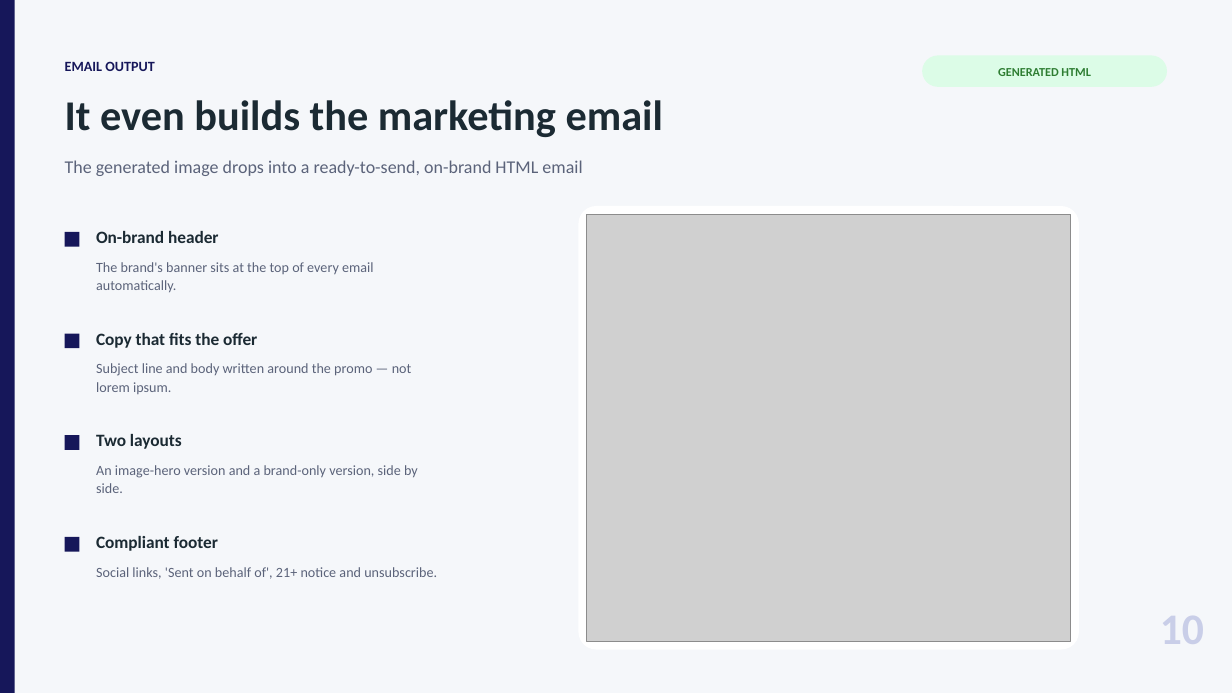
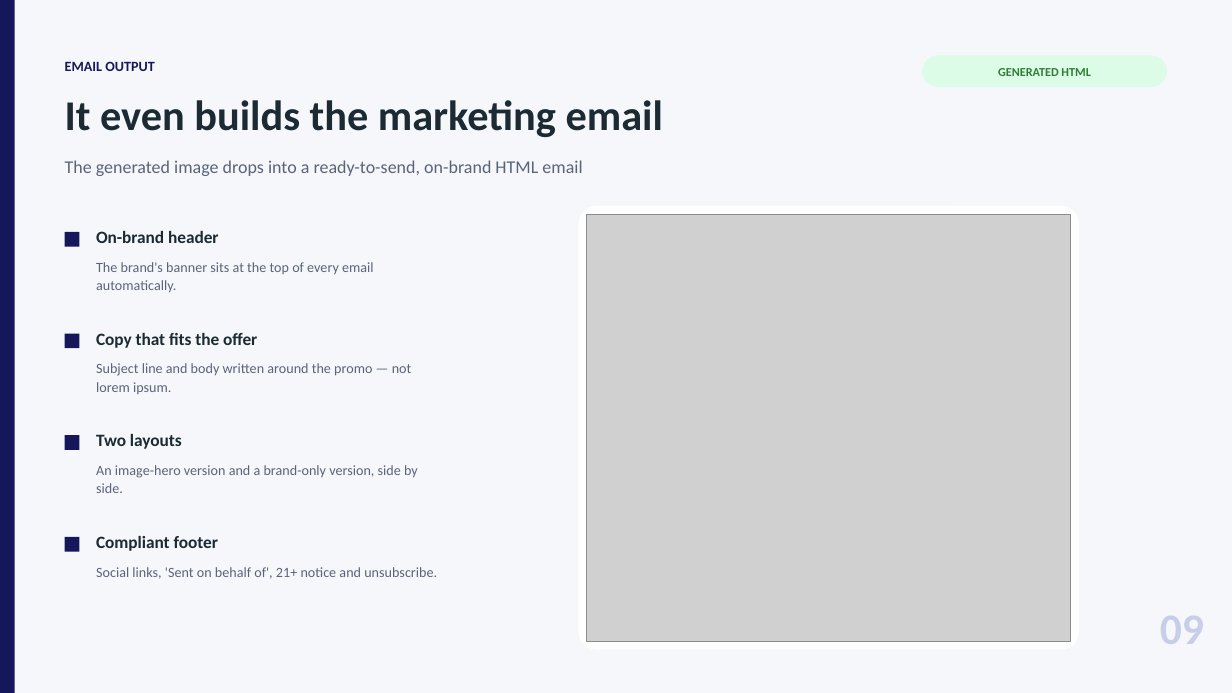
Before and after one commit to Optinet-Solutions-AI/Prompt-Generator, a slide deck: slide 9 of PromptGenerator_Overview.pptx (slide 10 before the commit). Drawn at 1232x693 pixels with LibreOffice and Linux fonts; fonts in the diff are those of the drawing; grey boxes stand for pictures. Boxes give left, top, right and bottom in pixels: in the first picture for what was removed or moved away, otherwise in the second. Text is boxed around its words. In the diff, an @@ line names an element or a change of style, - is before the commit and + after.

```diff
--- a/PromptGenerator_Overview.pptx
+++ b/PromptGenerator_Overview.pptx
@@ text at [1160,616,1204,644]: text changed @@
-10
+09
```
Also in this commit, not shown: 9 other slides changed, 1 slide removed, 1 other file.
